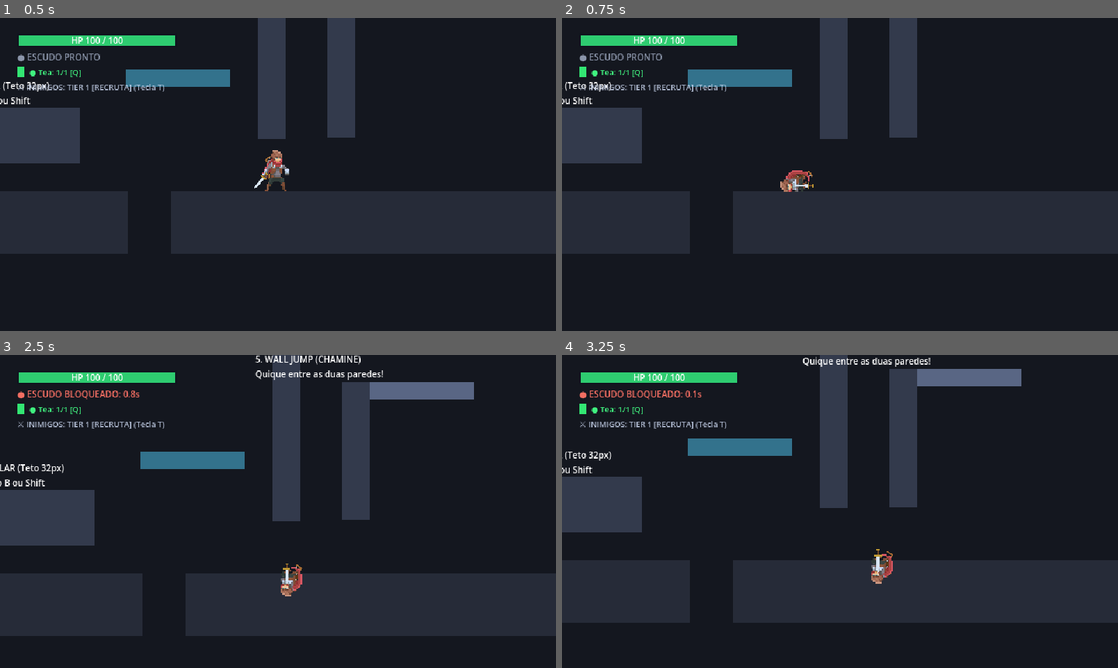
Above: before the commit, frames 1-4 (two rows, left to right).
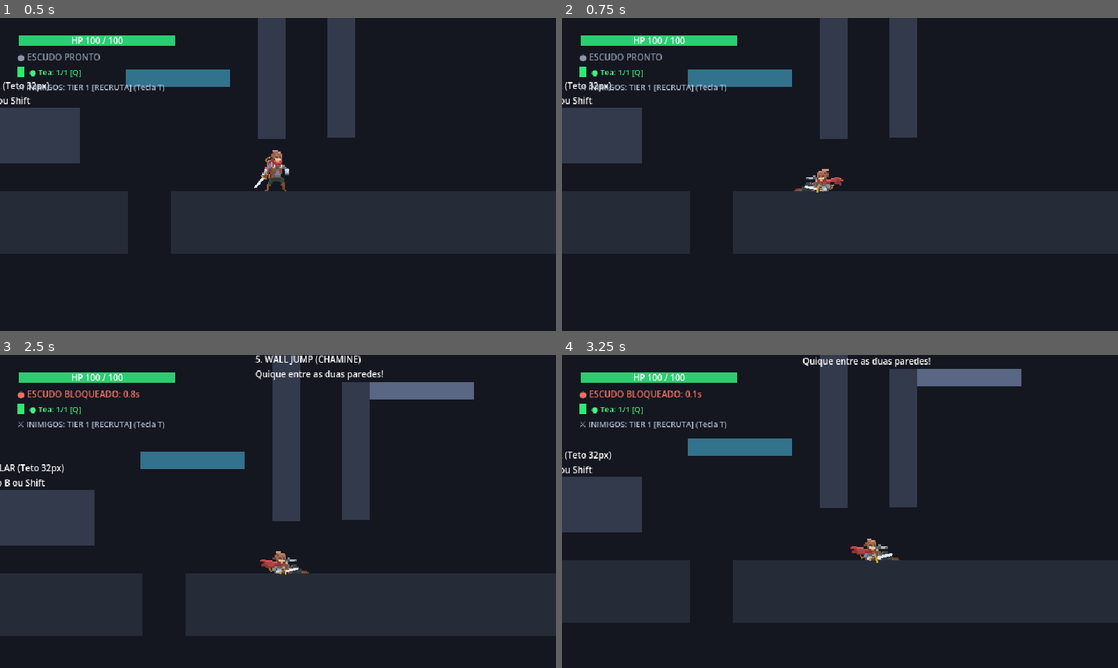
Above: after the commit, the same moments.

Repository: Theadrill/Godot-Roguelike-Prototype
Game: Godot game, scene res://src/world/movement_gym.tscn
Same seed, same stepped clock (60 frames per second), same inputs: the game is played once before the commit and once after it.
Inputs (mouse positions are in pixels of both pictures, inside the frame that each line leads up to):
- Up to frame 1 (0.5 s): no input
- Up to frame 2 (0.75 s): tap A (move_left) at 0.5 s; move the mouse to (962, 158) at 0.52 s; hold D (move_right) from 0.53 s (still down); hold Shift (roll) from 0.53 s (still down); click (962, 158) at 0.67 s
- Up to frame 3 (2.5 s): tap Space (jump) at 0.77, 1.52 s; tap A (move_left) at 1.25, 2 s; move the mouse to (166, 527) at 1.27 s; release Shift (roll) at 1.28 s; click (166, 527) at 1.35 s; tap Shift (roll) at 1.55, 2.3 s; move the mouse to (333, 442) at 2.02 s; release D (move_right) at 2.03 s; hold A (move_left) from 2.03 s (still down); hold Right mouse button (defend) from 2.03 s (still down)
- Up to frame 4 (3.25 s): move the mouse to (812, 574) at 2.77 s; release A (move_left) at 2.78 s; release Right mouse button (defend) at 2.78 s; hold D (move_right) from 2.78 s (still down); tap Q (heal) at 2.85 s; click (812, 574) at 2.92 s; tap Space (jump) at 3.02 s; tap Shift (roll) at 3.05 s

Frame 1 is identical in both runs. In frame 2, 0.5% of the frame differs, in the area x 39-51%, y 48-56%; in frame 3, 0.5%; in frame 4, 0.5%.

Commit message:
fix(calibration): salvar calibracoes do usuario para roll_0 e restaurar slide plano no chao

Diff:
--- a/src/entities/equipment/socket_profiles/axe.tres
+++ b/src/entities/equipment/socket_profiles/axe.tres
@@ -55,8 +55,8 @@
 slide_0_rot = 134.5
 slide_1_pos = Vector2(-8, -1.999999)
 slide_1_rot = 138.69998
-roll_0_pos = Vector2(5, -16)
-roll_0_rot = -100.0
+roll_0_pos = Vector2(8, -29.999998)
+roll_0_rot = 77.0
 roll_1_pos = Vector2(0, -20)
 roll_1_rot = -190.0
 roll_2_pos = Vector2(-5, -16)
@@ -167,6 +167,14 @@
 "visible": true,
 "z_index": -2
 },
+"roll_0": {
+"flip_h": false,
+"flip_v": false,
+"pos": Vector2(1.4305115e-06, -30.999998),
+"rot": -109.19999,
+"visible": true,
+"z_index": -2
+},
 "run_0": {
 "flip_h": false,
 "flip_v": false,
@@ -326,6 +334,14 @@
 "visible": true,
 "z_index": 2
 },
+"roll_0": {
+"flip_h": true,
+"flip_v": false,
+"pos": Vector2(8, -29.999998),
+"rot": 77.0,
+"visible": true,
+"z_index": 2
+},
 "run_0": {
 "flip_h": false,
 "flip_v": true,
--- a/src/entities/equipment/socket_profiles/bow.tres
+++ b/src/entities/equipment/socket_profiles/bow.tres
@@ -55,8 +55,8 @@
 slide_0_rot = -21.0
 slide_1_pos = Vector2(6, -14.4)
 slide_1_rot = -24.999998
-roll_0_pos = Vector2(4, -14)
-roll_0_rot = -90.0
+roll_0_pos = Vector2(10, -28)
+roll_0_rot = 2.8999999
 roll_1_pos = Vector2(0, -18)
 roll_1_rot = -180.0
 roll_2_pos = Vector2(-4, -14)
@@ -164,6 +164,14 @@
 "visible": true,
 "z_index": -2
 },
+"roll_0": {
+"flip_h": false,
+"flip_v": false,
+"pos": Vector2(-2.999999, -32.999996),
+"rot": -174.99998,
+"visible": true,
+"z_index": -2
+},
 "run_0": {
 "flip_h": false,
 "flip_v": false,
@@ -314,6 +322,14 @@
 "visible": true,
 "z_index": -1
 },
+"roll_0": {
+"flip_h": false,
+"flip_v": false,
+"pos": Vector2(10, -28),
+"rot": 2.8999999,
+"visible": true,
+"z_index": -1
+},
 "run_0": {
 "flip_h": false,
 "flip_v": true,
--- a/src/entities/equipment/socket_profiles/crossbow.tres
+++ b/src/entities/equipment/socket_profiles/crossbow.tres
@@ -55,8 +55,8 @@
 slide_0_rot = -13.199998
 slide_1_pos = Vector2(-8, -2.0000002)
 slide_1_rot = -21.0
-roll_0_pos = Vector2(4, -12)
-roll_0_rot = -90.0
+roll_0_pos = Vector2(8, -30.000002)
+roll_0_rot = -4.7999997
 roll_1_pos = Vector2(0, -16)
 roll_1_rot = -180.0
 roll_2_pos = Vector2(-4, -12)
@@ -176,6 +176,14 @@
 "visible": true,
 "z_index": -2
 },
+"roll_0": {
+"flip_h": false,
+"flip_v": false,
+"pos": Vector2(0, -27.000002),
+"rot": -0.79999995,
+"visible": true,
+"z_index": -2
+},
 "run_0": {
 "flip_h": true,
 "flip_v": false,
@@ -334,6 +342,14 @@
 "visible": true,
 "z_index": 2
 },
+"roll_0": {
+"flip_h": false,
+"flip_v": false,
+"pos": Vector2(8, -30.000002),
+"rot": -4.7999997,
+"visible": true,
+"z_index": 2
+},
 "run_0": {
 "flip_h": false,
 "flip_v": true,
--- a/src/entities/equipment/socket_profiles/dagger.tres
+++ b/src/entities/equipment/socket_profiles/dagger.tres
@@ -55,8 +55,8 @@
 slide_0_rot = -1.0
 slide_1_pos = Vector2(-7, -2)
 slide_1_rot = -4.9999995
-roll_0_pos = Vector2(3, -12)
-roll_0_rot = -90.0
+roll_0_pos = Vector2(6.999999, -29.000002)
+roll_0_rot = 127.0
 roll_1_pos = Vector2(0, -16)
 roll_1_rot = -180.0
 roll_2_pos = Vector2(-3, -12)
@@ -169,6 +169,14 @@
 "visible": true,
 "z_index": 1
 },
+"roll_0": {
+"flip_h": false,
+"flip_v": false,
+"pos": Vector2(-2.999999, -26),
+"rot": -174.99998,
+"visible": true,
+"z_index": 1
+},
 "run_0": {
 "flip_h": false,
 "flip_v": true,
@@ -307,6 +315,14 @@
 "visible": true,
 "z_index": 2
 },
+"roll_0": {
+"flip_h": false,
+"flip_v": false,
+"pos": Vector2(6.999999, -29.000002),
+"rot": 127.0,
+"visible": true,
+"z_index": 2
+},
 "run_0": {
 "flip_h": false,
 "flip_v": true,
--- a/src/entities/equipment/socket_profiles/hammer.tres
+++ b/src/entities/equipment/socket_profiles/hammer.tres
@@ -55,8 +55,8 @@
 slide_0_rot = -19.999998
 slide_1_pos = Vector2(-11.000002, -1.999999)
 slide_1_rot = -16.0
-roll_0_pos = Vector2(5, -16)
-roll_0_rot = -100.0
+roll_0_pos = Vector2(8, -29.000002)
+roll_0_rot = -99.99999
 roll_1_pos = Vector2(0, -20)
 roll_1_rot = -190.0
 roll_2_pos = Vector2(-5, -16)
@@ -164,6 +164,14 @@
 "visible": true,
 "z_index": -2
 },
+"roll_0": {
+"flip_h": false,
+"flip_v": false,
+"pos": Vector2(-3, -30.999996),
+"rot": -109.19999,
+"visible": true,
+"z_index": -2
+},
 "run_0": {
 "flip_h": false,
 "flip_v": true,
@@ -302,6 +310,14 @@
 "visible": true,
 "z_index": 2
 },
+"roll_0": {
+"flip_h": false,
+"flip_v": false,
+"pos": Vector2(8, -29.000002),
+"rot": -99.99999,
+"visible": true,
+"z_index": 2
+},
 "run_0": {
 "flip_h": false,
 "flip_v": true,
--- a/src/entities/equipment/socket_profiles/staff.tres
+++ b/src/entities/equipment/socket_profiles/staff.tres
@@ -55,8 +55,8 @@
 slide_0_rot = -15.0
 slide_1_pos = Vector2(-10.000002, -0.99999905)
 slide_1_rot = -11.0
-roll_0_pos = Vector2(4, -15)
-roll_0_rot = -90.0
+roll_0_pos = Vector2(9.000001, -27)
+roll_0_rot = -105.49999
 roll_1_pos = Vector2(0, -19)
 roll_1_rot = -180.0
 roll_2_pos = Vector2(-4, -15)
@@ -164,6 +164,14 @@
 "visible": true,
 "z_index": -2
 },
+"roll_0": {
+"flip_h": false,
+"flip_v": false,
+"pos": Vector2(2, -27),
+"rot": -116.899994,
+"visible": true,
+"z_index": -2
+},
 "run_0": {
 "flip_h": false,
 "flip_v": false,
@@ -314,6 +322,14 @@
 "visible": true,
 "z_index": 2
 },
+"roll_0": {
+"flip_h": false,
+"flip_v": false,
+"pos": Vector2(9.000001, -27),
+"rot": -105.49999,
+"visible": true,
+"z_index": 2
+},
 "run_0": {
 "flip_h": false,
 "flip_v": true,
--- a/src/entities/equipment/socket_profiles/sword.tres
+++ b/src/entities/equipment/socket_profiles/sword.tres
@@ -50,7 +50,7 @@
 slide_0_rot = -9.999998
 slide_1_pos = Vector2(-6.999999, -2.000001)
 slide_1_rot = -14.0
-roll_0_pos = Vector2(4, -14)
+roll_0_pos = Vector2(7, -32)
 roll_0_rot = -90.0
 roll_1_pos = Vector2(0, -18)
 roll_1_rot = -180.0
@@ -161,6 +161,14 @@
 "visible": true,
 "z_index": -2
 },
+"roll_0": {
+"flip_h": false,
+"flip_v": false,
+"pos": Vector2(-4.0000005, -39),
+"rot": 97.299995,
+"visible": true,
+"z_index": -2
+},
 "run_0": {
 "flip_h": false,
 "flip_v": true,
@@ -299,6 +307,14 @@
 "visible": true,
 "z_index": 2
 },
+"roll_0": {
+"flip_h": false,
+"flip_v": false,
+"pos": Vector2(7, -32),
+"rot": -90.0,
+"visible": true,
+"z_index": 2
+},
 "run_0": {
 "flip_h": false,
 "flip_v": true,
--- a/src/entities/player/states/roll_state.gd
+++ b/src/entities/player/states/roll_state.gd
@@ -5,15 +5,12 @@
 var roll_timer: float = 0.0
 var roll_direction: float = 1.0
 
-const ROLL_PIVOT_Y: float = -10.0
-
 func enter() -> void:
 	player = character as Player
 	roll_timer = player.roll_duration
 	roll_direction = float(player.facing_direction)
 
-	player.play_animation(&"roll")
-	_apply_roll_rotation(0.0)
+	player.play_animation(&"slide")
 
 	# Shrink collision height to 20px so player passes under low ceilings (32px)
 	_set_crouched(true)
@@ -27,7 +24,6 @@
 		player.velocity.y = 0.0
 
 func exit() -> void:
-	_apply_roll_rotation(0.0)
 	_set_crouched(false)
 	player.stop_animation()
 	if player.hurtbox:
@@ -38,19 +34,6 @@
 func physics_update(delta: float) -> void:
 	roll_timer -= delta
 	player.velocity.x = roll_direction * player.roll_speed
-
-	# 4 etapas de rotação (0°, 90°, 180°, 270°)
-	var progress: float = clampf(1.0 - (roll_timer / maxf(player.roll_duration, 0.001)), 0.0, 1.0)
-	var stage_deg: float = 0.0
-	if progress < 0.25:
-		stage_deg = 0.0
-	elif progress < 0.50:
-		stage_deg = 90.0
-	elif progress < 0.75:
-		stage_deg = 180.0
-	else:
-		stage_deg = 270.0
-	_apply_roll_rotation(stage_deg)
 
 	if not player.is_on_floor():
 		player.velocity.y += player.gravity * delta
@@ -113,15 +96,3 @@
 			var normal := test_col.get_normal()
 			if abs(normal.x) > 0.5:
 				player.global_position.x += normal.x * (test_col.get_depth() + 1.0)
-
-func _apply_roll_rotation(deg: float) -> void:
-	if not player or not player.visual:
-		return
-	if is_zero_approx(deg):
-		player.visual.rotation = 0.0
-		player.visual.position = Vector2.ZERO
-		return
-	var rad := deg_to_rad(deg)
-	var pivot := Vector2(0.0, ROLL_PIVOT_Y)
-	player.visual.rotation = rad
-	player.visual.position = pivot - pivot.rotated(rad)
--- a/src/tools/weapon_socket_calibrator.tscn
+++ b/src/tools/weapon_socket_calibrator.tscn
@@ -5,16 +5,15 @@
 
 [node name="WeaponSocketCalibrator" type="Node2D" unique_id=1073998046]
 script = ExtResource("1_calibrator")
+socket_target = "Arma nas Costas (BackSocketWeapon)"
 selected_weapon = "crossbow"
 selected_animation = "roll"
 roll_preview_angle = null
 reference_secondary_weapon = "none"
 show_shield_reference = false
-socket_pos_x = 4.0
-socket_pos_y = -12.0
-socket_rotation = -90.0
-socket_z_index = 2
-status_message = "crossbow [Arma na Mão (MainHandSocket)] -> roll Frame 0 (Z: 2, FlipH: false, FlipV: false)"
+socket_pos_y = -27.000002
+socket_rotation = -0.79999995
+status_message = "SUCESSO! Salvo em crossbow.tres (Arma nas Costas) -> [roll Frame 0] (Pos: (0.000000, -27.000002), Rot: -0.8°, Z: -2, FlipH: false, FlipV: false)"
 
 [node name="GroundFloorRef" type="Line2D" parent="." unique_id=462095390]
 points = PackedVector2Array(-60, 0, 60, 0)
@@ -33,8 +32,8 @@
 
 [node name="BackSocketWeapon" type="Marker2D" parent="Visual" unique_id=1247055997]
 z_index = -2
-position = Vector2(-6, -24)
-rotation = -3.054326
+position = Vector2(0, -27.000002)
+rotation = -0.013962634
 
 [node name="BackSocketShield" type="Marker2D" parent="Visual" unique_id=189514163]
 z_index = -2
@@ -42,8 +41,8 @@
 
 [node name="MainHandSocket" type="Marker2D" parent="Visual" unique_id=1037091576]
 z_index = 2
-position = Vector2(4, -12)
-rotation = -1.5707964
+position = Vector2(8, -30.000002)
+rotation = -0.083775796
 
 [node name="OffHandSocket" type="Marker2D" parent="Visual" unique_id=987162534]
 z_index = 2
